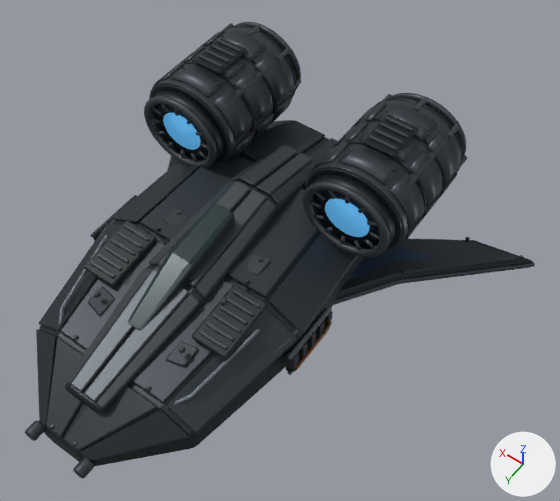
A saved change to the glTF model assets/ships/nostromo.glb.
One viewpoint serves both versions: a camera (50 mm lens) standing at (-3.2, 3.37, 5.8) and looking at (-0.55, -0.35, -0.03). Every picture has the same lights, and +X, +Y and +Z are marked at lower right. The first picture is the older version. Vertices at exactly the same position are counted once.

Names of what the first picture shows: 'nostromo'.
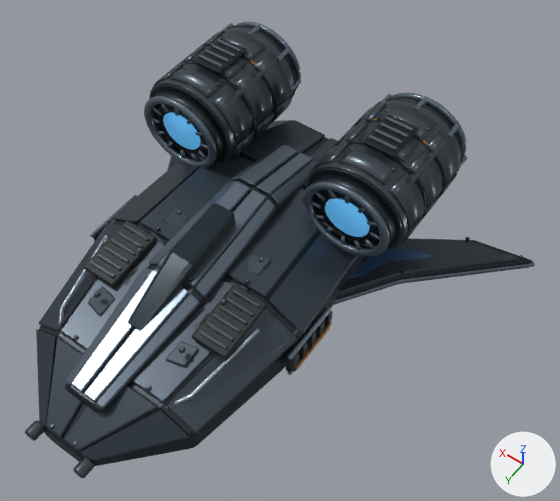
Where the change shows, as pixel boxes (x1, y1, x2, y2) in the pictures (560 x 501 px):
'nostromo', recoloured, surface changed, reshaped (dark grey to blue): before (25, 22, 535, 479); after (25, 22, 535, 478)
part 1 of me_nostromo, added: after (191, 317, 216, 371)
part 2 of me_nostromo, added: after (82, 266, 136, 300)
part 3 of me_nostromo, added (mostly hidden): after (198, 313, 216, 364)
part 4 of me_nostromo, added (mostly hidden): after (164, 135, 208, 161)
part 5 of me_nostromo, added (mostly hidden): after (320, 219, 378, 249)
part 6 of me_nostromo, built on: before (183, 27, 467, 240); after (183, 23, 467, 259)

The change, as a diff of the scene's bpy script:
```diff
--- a/assets/ships/nostromo.glb.py
+++ b/assets/ships/nostromo.glb.py
@@ mat_graphite_nose_armor @@
 mat_graphite_nose_armor = principled_material('Graphite nose armor')
-mat_graphite_nose_armor.base_color = (0.026, 0.034, 0.043)  # dark grey #2d343a
+mat_graphite_nose_armor.base_color = (0.045, 0.06, 0.079)  # greyish blue #3c454f
 mat_graphite_nose_armor.metallic = 0.43
-mat_graphite_nose_armor.roughness = 0.45
+mat_graphite_nose_armor.roughness = 0.35
@@ mat_brushed_titanium @@
 mat_brushed_titanium = principled_material('Brushed titanium')
-mat_brushed_titanium.base_color = (0.057, 0.068, 0.079)  # dark grey #444a4f
-mat_brushed_titanium.metallic = 0.48
-mat_brushed_titanium.roughness = 0.43
+mat_brushed_titanium.base_color = (0.14, 0.18, 0.23)  # greyish blue #697684
+mat_brushed_titanium.metallic = 0.72
+mat_brushed_titanium.roughness = 0.3
+mat_brushed_titanium.coat_weight = 0.06
+mat_brushed_titanium.coat_roughness = 0.24
@@ mat_dark_sensor_glass @@
 mat_dark_sensor_glass = principled_material('Dark sensor glass')
-mat_dark_sensor_glass.base_color = (0.008, 0.025, 0.029)  # dark cyan #162c30
-mat_dark_sensor_glass.metallic = 0.2
-mat_dark_sensor_glass.roughness = 0.32
+mat_dark_sensor_glass.base_color = (0.008, 0.023, 0.032)  # dark cyan #162a32
+mat_dark_sensor_glass.metallic = 0.38
+mat_dark_sensor_glass.roughness = 0.17
+mat_dark_sensor_glass.coat_weight = 0.06
+mat_dark_sensor_glass.coat_roughness = 0.24
@@ mat_gunmetal @@
 mat_gunmetal = principled_material('Gunmetal')
-mat_gunmetal.base_color = (0.043, 0.052, 0.063)  # dark grey #3a4047
-mat_gunmetal.metallic = 0.5
-mat_gunmetal.roughness = 0.43
+mat_gunmetal.base_color = (0.066, 0.084, 0.1)  # greyish blue #495259
+mat_gunmetal.metallic = 0.7
+mat_gunmetal.roughness = 0.32
+mat_gunmetal.coat_weight = 0.06
+mat_gunmetal.coat_roughness = 0.24
@@ mat_blue_grey_armor @@
 mat_blue_grey_armor = principled_material('Blue grey armor')
-mat_blue_grey_armor.base_color = (0.03, 0.055, 0.115)  # dark blue #30425f
-mat_blue_grey_armor.metallic = 0.58
-mat_blue_grey_armor.roughness = 0.43
+mat_blue_grey_armor.base_color = (0.052, 0.125, 0.27)  # blue #40638e
+mat_blue_grey_armor.metallic = 0.65
+mat_blue_grey_armor.roughness = 0.33
+mat_blue_grey_armor.coat_weight = 0.12
+mat_blue_grey_armor.coat_roughness = 0.24
@@ mat_satin_silver_armor @@
 mat_satin_silver_armor = principled_material('Satin silver armor')
-mat_satin_silver_armor.base_color = (0.1, 0.12, 0.14)  # dark grey #596169
-mat_satin_silver_armor.metallic = 0.5
-mat_satin_silver_armor.roughness = 0.44
+mat_satin_silver_armor.base_color = (0.2, 0.25, 0.3)  # greyish blue #7c8995
+mat_satin_silver_armor.metallic = 0.74
+mat_satin_silver_armor.roughness = 0.3
+mat_satin_silver_armor.coat_weight = 0.06
+mat_satin_silver_armor.coat_roughness = 0.24
@@ mat_muted_copper_fittings @@
 mat_muted_copper_fittings = principled_material('Muted copper fittings')
-mat_muted_copper_fittings.base_color = (0.22, 0.095, 0.035)  # brown #815735
-mat_muted_copper_fittings.metallic = 0.75
-mat_muted_copper_fittings.roughness = 0.36
+mat_muted_copper_fittings.base_color = (0.4, 0.18, 0.032)  # brown #aa7632
+mat_muted_copper_fittings.metallic = 0.66
+mat_muted_copper_fittings.roughness = 0.29
+mat_muted_copper_fittings.coat_weight = 0.06
+mat_muted_copper_fittings.coat_roughness = 0.24
@@ me_nostromo @@
-me_nostromo.from_pydata(...)  # 19196 vertices, 37168 faces; spans x -2.52..2.52, y -2.27..2.27, z -0.87..0.87
+me_nostromo.from_pydata(...)  # 20974 vertices, 40680 faces; spans x -2.52..2.52, y -2.27..2.27, z -0.88..0.88
+# me_nostromo part 1: a new loose piece of 24 vertices spanning x -0.75..-0.45, y 0.59..1.12, z -0.19..-0.04, in mat_graphite_nose_armor (greyish blue #3c454f)
+# me_nostromo part 2: a new loose piece of 24 vertices spanning x 0.43..0.77, y 0.55..1.17, z -0.22..-0.04, in mat_deep_panel_recess (black #12181b)
+# me_nostromo part 3: a new loose piece of 24 vertices spanning x -0.77..-0.43, y 0.55..1.17, z -0.22..-0.04, in mat_deep_panel_recess (black #12181b)
+# me_nostromo part 4: a new loose piece of 24 vertices spanning x 0.66..1.35, y -1.58..-0.79, z -0.08..0.07, in mat_gunmetal (greyish blue #495259)
+# me_nostromo part 5: a new loose piece of 24 vertices spanning x -1.35..-0.66, y -1.58..-0.79, z -0.08..0.07, in mat_gunmetal (greyish blue #495259)
+# me_nostromo part 6: 228 vertices moved within x -1.52..1.52, y -2.19..-1.14, z -0.58..0.81; 464 vertices removed from x -1.55..1.55, y -2.21..-1.09, z -0.59..0.87; 2000 vertices added at x -1.55..1.55, y -2.21..-1.09, z -0.58..0.88
+# other edits to the shape of me_nostromo do not show in these pictures
 me_nostromo.materials.append(mat_dark_mechanical_structure)
```
